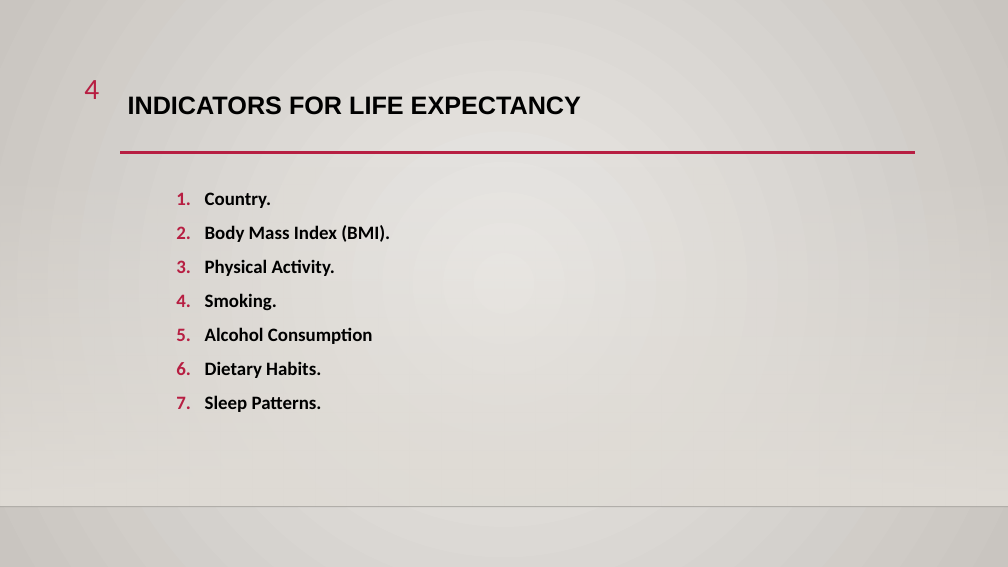
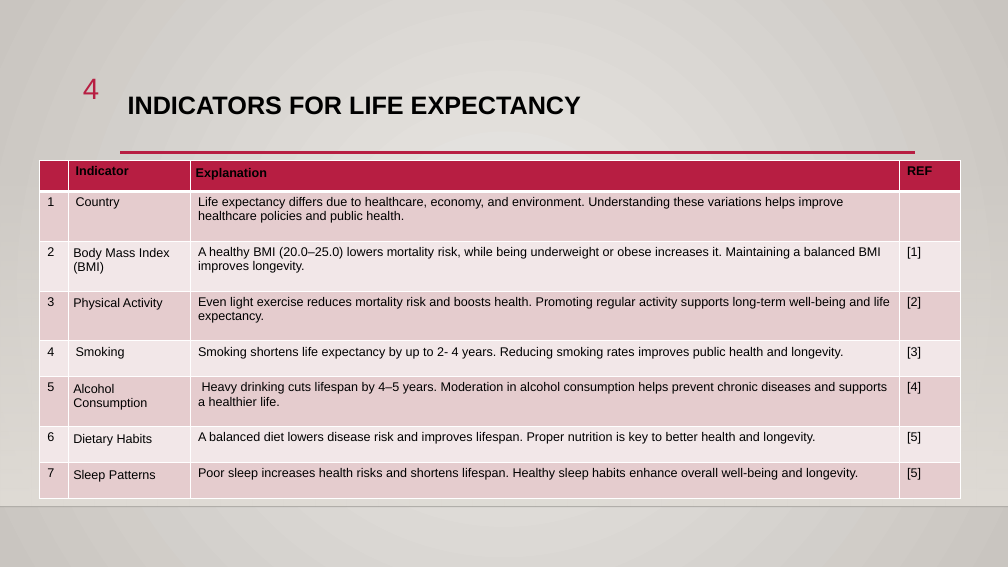
Before and after one commit to mahersalman/life-expectancy, a slide deck: slide 4 of Presentation.pptx. Drawn at 1008x567 pixels with LibreOffice and Linux fonts; fonts in the diff are those of the drawing; background and template pictures are left out. Boxes give left, top, right and bottom in pixels: in the first picture for what was removed or moved away, otherwise in the second. Text is boxed around its words. In the diff, an @@ line names an element or a change of style, - is before the commit and + after.

```diff
--- a/Presentation.pptx
+++ b/Presentation.pptx
@@ page number at (83, 78, 99, 99): font Calibri to Arial @@
@@ table added at (40, 160, 962, 516), 8 rows, 4 columns @@
+ | Indicator | Explanation | REF
+1 | Country | Life expectancy differs due to healthcare, economy, and environment. Understanding these variations helps improve healthcare policies and public health. | 
+2 | Body Mass Index (BMI) | A healthy BMI (20.0–25.0) lowers mortality risk, while being underweight or obese increases it. Maintaining a balanced BMI improves longevity. | [1]
+3 | Physical Activity | Even light exercise reduces mortality risk and boosts health. Promoting regular activity supports long-term well-being and life expectancy. | [2]
+4 | Smoking | Smoking shortens life expectancy by up to 2- 4 years. Reducing smoking rates improves public health and longevity. | [3]
+5 | Alcohol Consumption | Heavy drinking cuts lifespan by 4–5 years. Moderation in alcohol consumption helps prevent chronic diseases and supports a healthier life. | [4]
+6 | Dietary Habits | A balanced diet lowers disease risk and improves lifespan. Proper nutrition is key to better health and longevity. | [5]
+7 | Sleep Patterns | Poor sleep increases health risks and shortens lifespan. Healthy sleep habits enhance overall well-being and longevity. | [5]
@@ text removed at (205, 192, 390, 412) @@
-1. Country.
-2. Body Mass Index (BMI).
-3. Physical Activity.
-4. Smoking.
-5. Alcohol Consumption
-6. Dietary Habits.
-7. Sleep Patterns.
```
Also in this commit, not shown: 12 other slides changed, 1 slide added, 1 slide removed, 2 other files.
